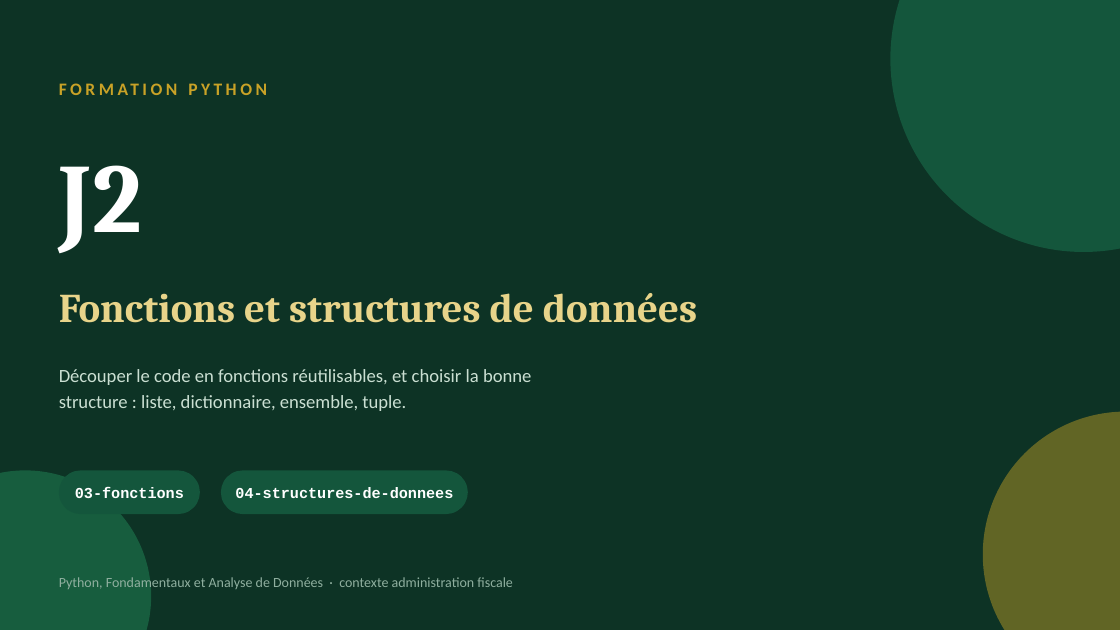
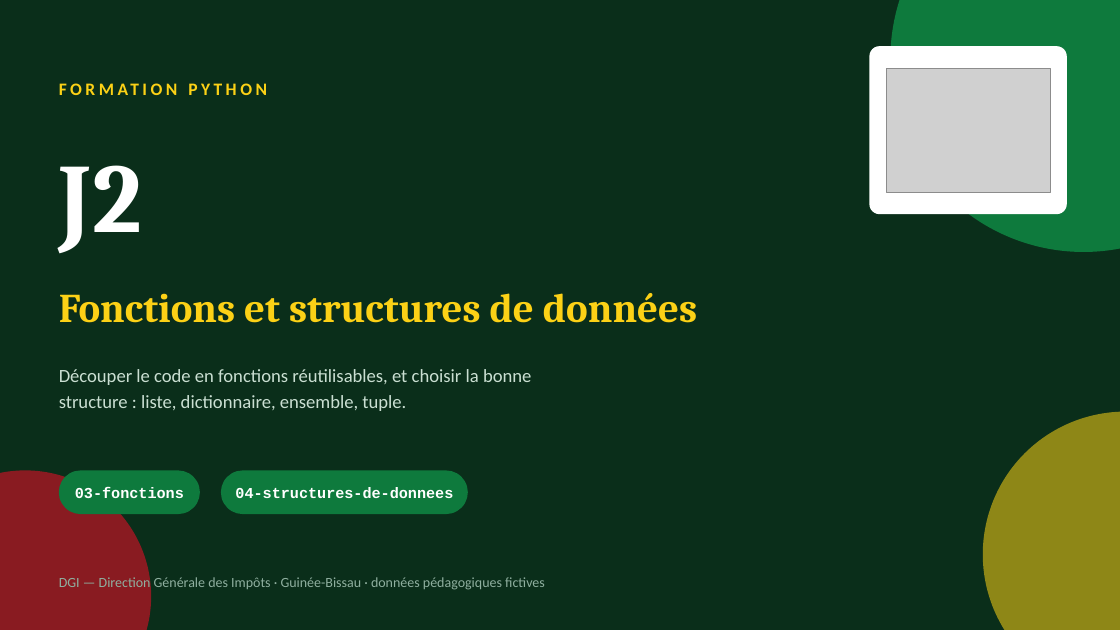
Before and after one commit to sogui/formation-python, a slide deck: slide 1 of slides/sources/J2-fonctions-structures.pptx. Drawn at 1120x630 pixels with LibreOffice and Linux fonts; fonts in the diff are those of the drawing; grey boxes stand for pictures. Boxes give left, top, right and bottom in pixels: in the first picture for what was removed or moved away, otherwise in the second. Text is boxed around its words. In the diff, an @@ line names an element or a change of style, - is before the commit and + after.

Commit message:
Guinée-Bissau (DGI) : correction géographique + nouveau design des slides
- Régions et secteurs de Guinée-Bissau (Bissau, Bafatá, Gabú, Cacheu…)
- Noms bissau-guinéens, téléphones 95/96/97, montants en FCFA
- Slides : palette drapeau (rouge/jaune/vert), logo DGI en couverture
  et en en-tête de chaque slide

```diff
--- a/slides/sources/J2-fonctions-structures.pptx
+++ b/slides/sources/J2-fonctions-structures.pptx
@@ background #0D3325 to #0A2E1A @@
@@ rounded rectangle added at bbox=[870, 46, 1067, 214], fill #FFFFFF @@
@@ text "FORMATION PYTHON" at bbox=[59, 71, 731, 105]: text colour #C9A227 to #FCD116 @@
@@ picture added at bbox=[886, 68, 1050, 192] @@
@@ text "Fonctions et structures de données" at bbox=[59, 293, 697, 323]: text colour #E8D48A to #FCD116 @@
@@ ellipse at bbox=[983, 412, 1120, 630]: fill #C9A227 at 45% opacity to #FCD116 at 55% opacity @@
@@ ellipse at bbox=[0, 471, 151, 630]: fill #1E7A50 at 60% opacity to #CE1126 at 65% opacity @@
@@ fill #14563C to #0E7A3D in 3 elements at bbox=[891, 0, 1120, 252], bbox=[59, 471, 200, 514], bbox=[221, 471, 468, 514] @@
@@ text at bbox=[59, 575, 545, 590]: text changed @@
-Python, Fondamentaux et Analyse de Données · contexte administration fiscale
+DGI — Direction Générale des Impôts · Guinée-Bissau · données pédagogiques fictives
```
Also in this commit, not shown: 9 other slides changed, 29 other files.
